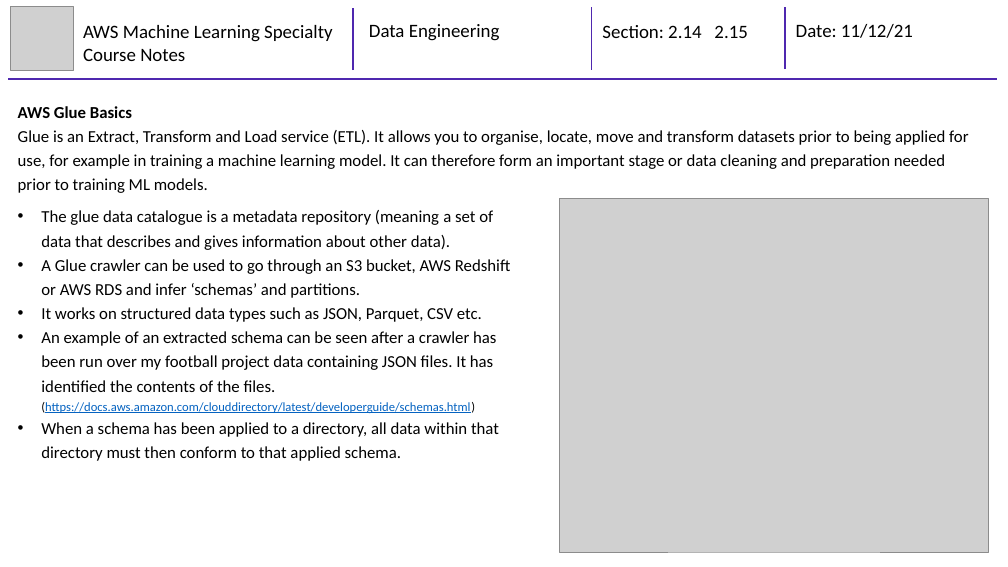
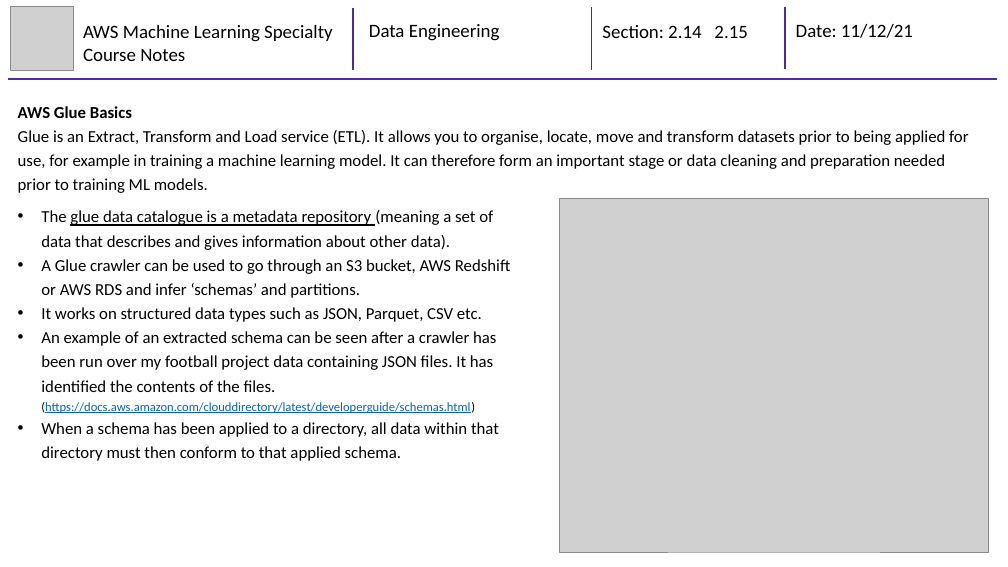
Before and after one commit to mhaythornthwaite/Testing_ML_Algorithms, a slide deck: slide 12 of AWS Machine Learning Specialty/Course Notes/2_MJH_Data_Engineering_Course_Notes.pptx. Drawn at 1008x567 pixels with LibreOffice and Linux fonts; fonts in the diff are those of the drawing; grey boxes stand for pictures. Boxes give left, top, right and bottom in pixels: in the first picture for what was removed or moved away, otherwise in the second. Text is boxed around its words. In the diff, an @@ line names an element or a change of style, - is before the commit and + after.

```diff
--- a/AWS Machine Learning Specialty/Course Notes/2_MJH_Data_Engineering_Course_Notes.pptx
+++ b/AWS Machine Learning Specialty/Course Notes/2_MJH_Data_Engineering_Course_Notes.pptx
@@ text at [41,210,493,250]: underline on in "glue data catalogue is a metadata repository" @@
```
Also in this commit, not shown: 1 other slide changed, 2 slides added.
